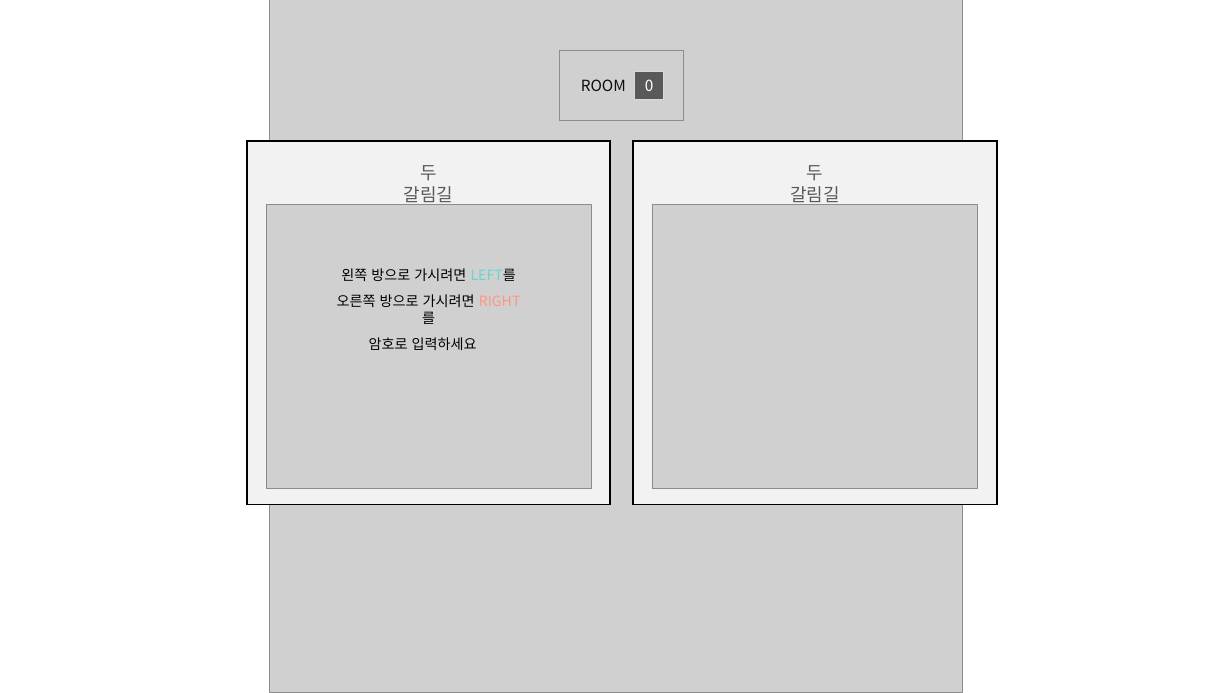
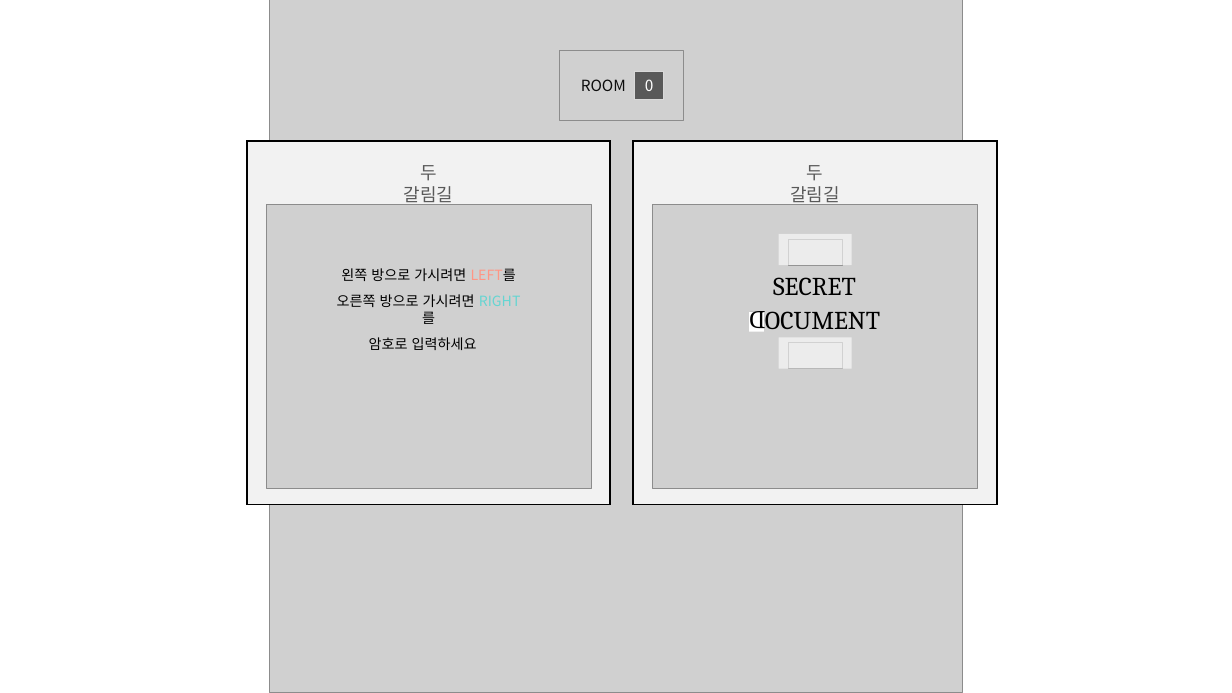
Before and after one commit to SangYoonLee1231/TIL_Study_Note, a slide deck: slide 5 of 미궁 제작 작업/PASSWORLD ESCAPE/패스월드 이스케이프 수정본.pptx. Drawn at 1232x693 pixels with LibreOffice and Linux fonts; fonts in the diff are those of the drawing; grey boxes stand for pictures. Boxes give left, top, right and bottom in pixels: in the first picture for what was removed or moved away, otherwise in the second. Text is boxed around its words. In the diff, an @@ line names an element or a change of style, - is before the commit and + after.

```diff
--- a/미궁 제작 작업/PASSWORLD ESCAPE/패스월드 이스케이프 수정본.pptx
+++ b/미궁 제작 작업/PASSWORLD ESCAPE/패스월드 이스케이프 수정본.pptx
@@ text at (337,268,516,307): text colour #65D5D2 to #FF9685 in "LEFT를"; text colour #FF9685 to #65D5D2 in "RIGHT를" @@
@@ group added at (749,234,880,369): 3 rectangles, 3 texts, 2 pictures @@
+SECRET
+DOCUMENT
+D
```
Also in this commit, not shown: 9 other slides changed, 1 slide added, 34 other files.
